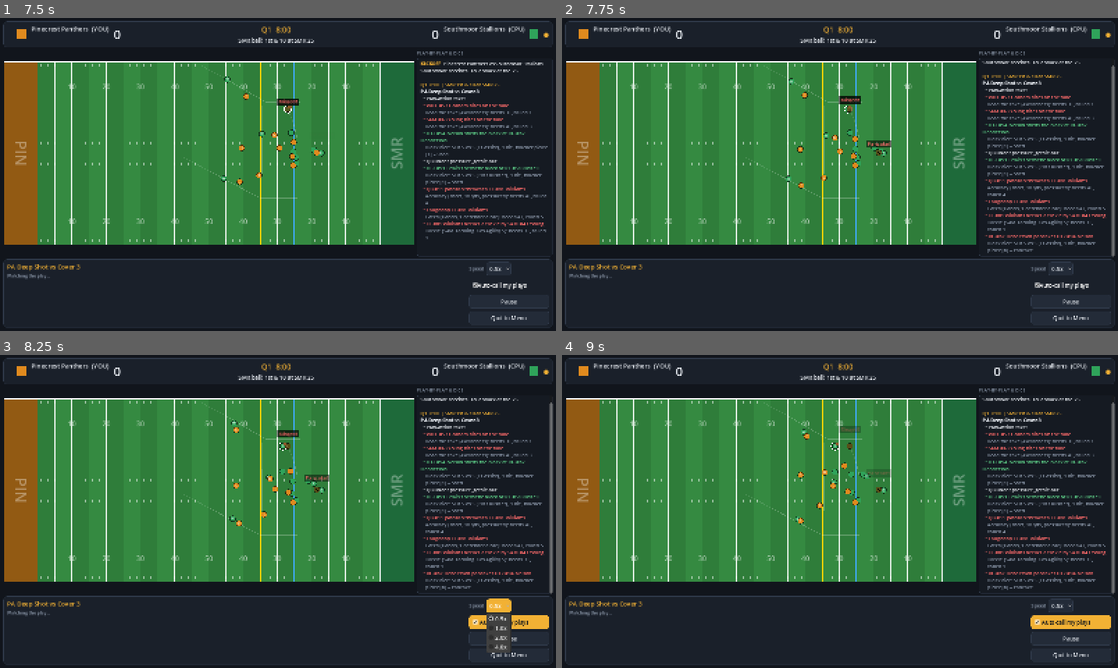
Above: before the commit, frames 1-4 (two rows, left to right).
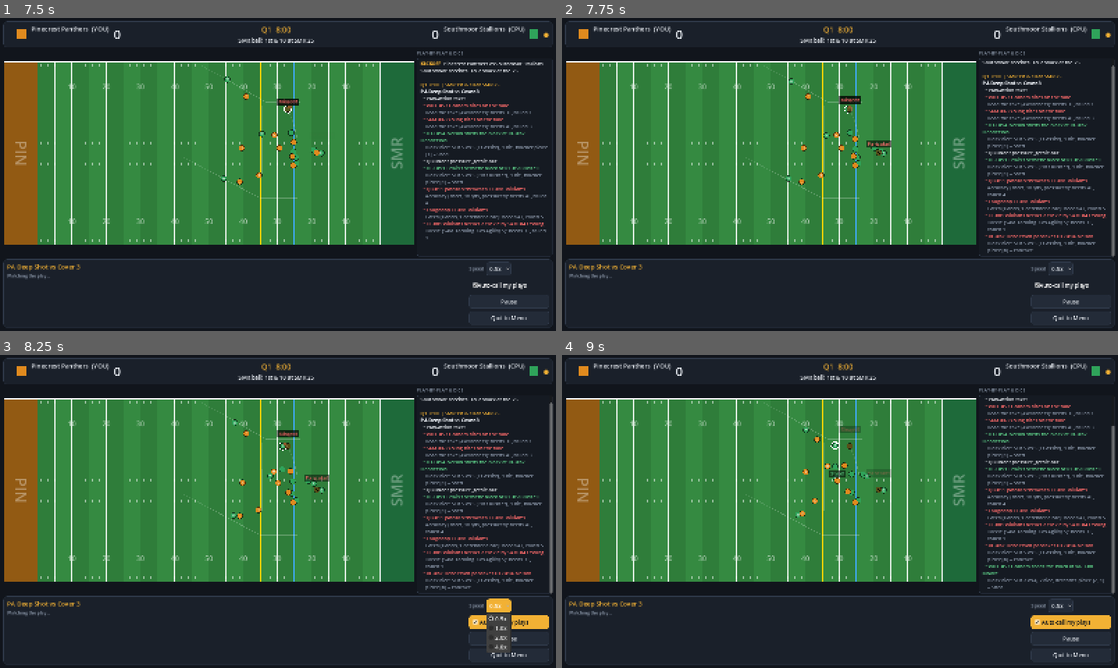
Above: after the commit, the same moments.

Repository: kylebess9/CollegeFootballGame
Game: Godot game, scene res://scenes/main.tscn
Two runs of this game, one before a commit and one after it. Both use one fixed random seed, a clock stepped at 60 frames per second and the inputs below.
Inputs:
- Up to frame 1 (7.5 s): click "New Random Teams" at 0.5 s; click "New Random Teams" at 1.25 s; click "8 minutes" at 2 s; click "KICK OFF" at 2.75 s; click "Cover 3" at 3.5 s; click "1.0x" at 4.25 s; click "Auto-call my plays" at 5 s; click "0.5x" at 5.75 s; click "0.5x" at 6.5 s; click "Auto-call my plays" at 7.25 s
- Up to frame 2 (7.75 s): no input
- Up to frame 3 (8.25 s): click "0.5x" at 8 s
- Up to frame 4 (9 s): click "Auto-call my plays" at 8.75 s

Frame 1 is identical in both runs. In frame 2, 0.2% of the frame differs, in the area x 40-51%, y 20-55%; in frame 3, 0.3%; in frame 4, 4.0%, in the area x 42-100%, y 13-76%.

Commit message:
Stop zone defenders chasing the wrong player right after a catch
The moment a pass is caught, the receiver's job flips from "route" to
"carry". Zone defenders pick their target by scanning offensive
players whose job is still "route" (_zone_target in play_sim.gd), so
for the brief window before a defender's reaction-time delay elapses
(pursue_at), he either locks onto a different receiver still running
a route elsewhere, or snaps back to his zone's static anchor point if
none remain -- both of which can be in the opposite direction from
the catch, reading as defenders running the wrong way.

Man coverage and pass rushers don't have this problem (they already
hold position or head at the carrier directly during that same
window), so this only adds a guard to the zone case: once the ball is
live with a carrier on a pass play (carrier_live() and not is_run),
hold position instead of re-targeting, until the reaction delay
elapses and _chasing() takes over. Scoped to pass plays only (not
is_run) so handoff/run-play defender behavior is untouched.

Verified with balance_test.gd (750 plays per offensive call, before
vs after): Inside Run and Outside Run (the two run calls) are
byte-for-byte unchanged, confirming the guard doesn't touch run
defense. Every pass play's average yards dropped modestly (less
yards after the catch, as expected now that defenders tackle sooner
instead of drifting away first) -- Four Verticals 3.95 -> 3.65, Dig
Cross 4.44 -> 3.90, Curl Flat 5.87 -> 5.66, PA Deep Shot 7.19 -> 6.94,
Quick Slants roughly flat (4.89 -> 5.00, within noise).
redzone_check.gd: still 0 scoring/boundary bugs over 3150 plays.

Closes #13

Co-Authored-By: Claude Sonnet 5 <noreply@anthropic.com>
Claude-Session: https://claude.ai/code/session_018bt1o3jxtN4yZc4hhA7q4e

Diff:
--- a/scripts/sim/play_sim.gd
+++ b/scripts/sim/play_sim.gd
@@ -901,6 +901,14 @@
 		return _pursue_point(d)
 	if ball_in_air and t >= thrown_at + d.react_time:
 		return ball_to
+	if carrier_live() and not is_run:
+		# The pass was just caught (or the QB scrambled) and this defender hasn't
+		# reacted yet. Hold position instead of hunting for a receiver who's no
+		# longer running a route (job flips to "carry" the instant the ball is
+		# caught) or snapping back to the zone's anchor point -- either of which
+		# can send him the wrong way for a beat, which reads as a glitch rather
+		# than a believable reaction delay.
+		return d.pos
 	if t < d.bite_until:
 		return _bite_point(d)
 	var best: SimActor = null
